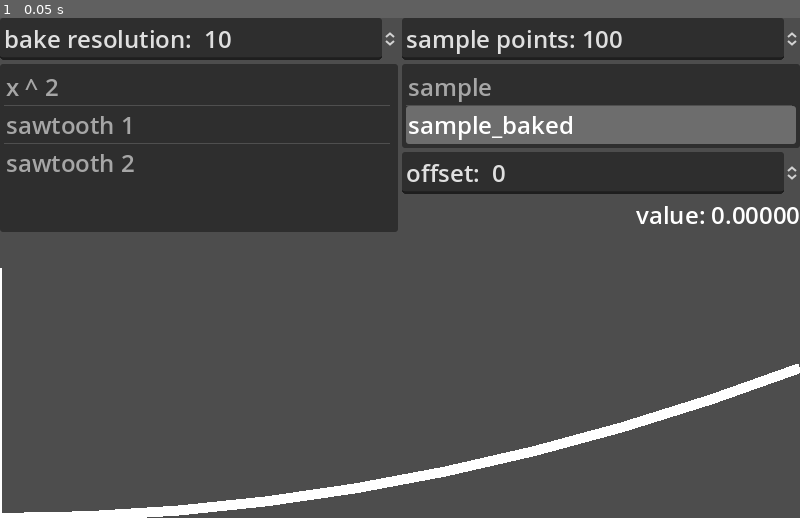
Above: before the commit, frame 1.
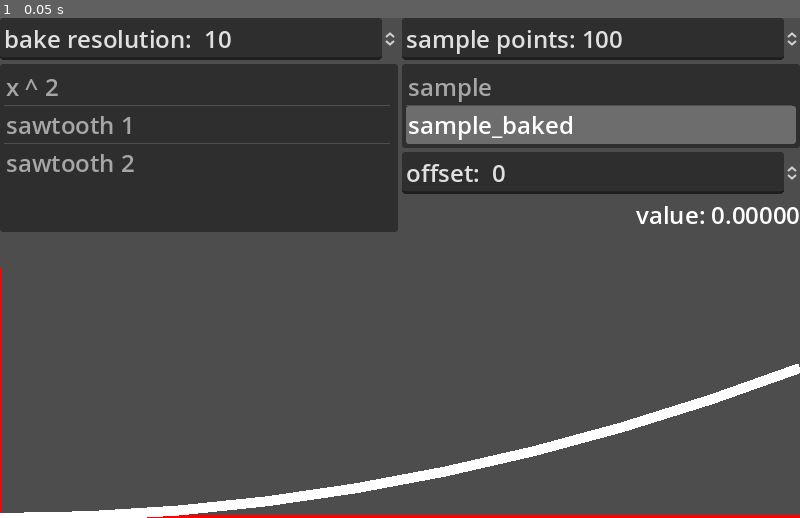
Above: after the commit, the same moment.

Repository: tektrip-biggles/Godot_MRP_CurveError
Game: Godot game, scene res://main.tscn
Two runs of this game, one before a commit and one after it. Both use one fixed random seed, a clock stepped at 60 frames per second and the inputs below.
Inputs:
- Up to frame 1 (0.05 s): no input

The runs differ from the first frame. In frame 1, 0.6% of the frame differs, in the area x 0-100%, y 50-100%.

Commit message:
Improved horizontal & vertical markers indicating sample offset & value positions.

Diff:
--- a/main.gd
+++ b/main.gd
@@ -59,7 +59,7 @@
 	use_baked = $VBoxContainer/HBoxContainer2/VBoxContainer/SampleTypes.is_selected(1)
 	#var use_baked = $VBoxContainer/CheckBox.button_pressed
 	var curve_line : Line2D = $CurveLine
-
+	var marker = $ValueMarker
 	curve_line.clear_points()
 	if use_baked:
 		for i in sample_points:
@@ -70,7 +70,9 @@
 		for i in sample_points:
 			curve_line.add_point(Vector2(i * distance_between_points, window_size.y - (curve_height * my_curve.sample(i * sample_interval))))
 		sample_value = my_curve.sample(sample_offset)
-
+	marker.clear_points()
+	marker.add_point(Vector2(0, window_size.y - (curve_height * sample_value)))
+	marker.add_point(Vector2(window_size.x, window_size.y - (curve_height * sample_value)))
 	$VBoxContainer/HBoxContainer2/VBoxContainer/SampleValue.text = "value: %.5f" % sample_value
 
 
--- a/main.tscn
+++ b/main.tscn
@@ -13,9 +13,6 @@
 grow_horizontal = 2
 grow_vertical = 2
 script = ExtResource("1_7mlky")
-
-[node name="CurveLine" type="Line2D" parent="."]
-points = PackedVector2Array(0, 500, 600, 250)
 
 [node name="VBoxContainer" type="VBoxContainer" parent="."]
 layout_mode = 1
@@ -88,6 +85,14 @@
 [node name="OffsetMarker" type="Line2D" parent="."]
 points = PackedVector2Array(0, 250, 0, 500)
 width = 5.0
+default_color = Color(1, 0, 0, 1)
+
+[node name="ValueMarker" type="Line2D" parent="."]
+width = 5.0
+default_color = Color(1, 0, 0, 1)
+
+[node name="CurveLine" type="Line2D" parent="."]
+points = PackedVector2Array(0, 500, 600, 250)
 
 [connection signal="value_changed" from="VBoxContainer/HBoxContainer/BakeResolution" to="." method="_on_bake_resolution_value_changed"]
 [connection signal="value_changed" from="VBoxContainer/HBoxContainer/SamplePoints" to="." method="_on_sample_points_value_changed"]
--- a/project.godot
+++ b/project.godot
@@ -12,7 +12,7 @@
 
 config/name="MRP_CurveError"
 run/main_scene="res://main.tscn"
-config/features=PackedStringArray("4.0", "GL Compatibility")
+config/features=PackedStringArray("4.1", "GL Compatibility")
 config/icon="res://icon.svg"
 
 [display]
